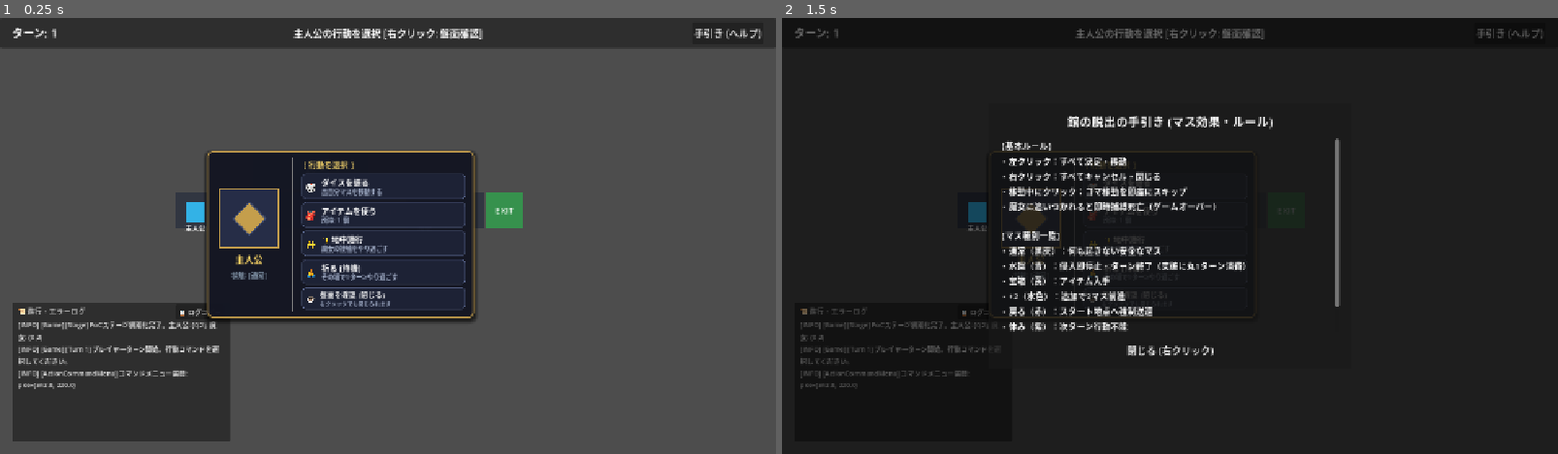
Above: before the commit, frames 1-2 (left to right).
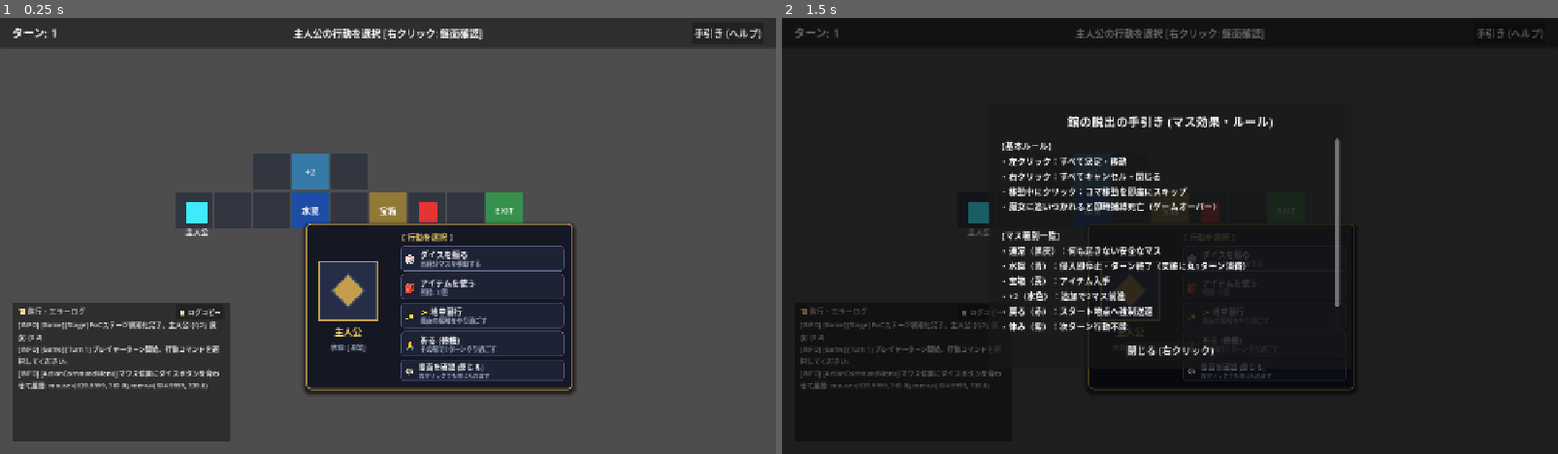
Above: after the commit, the same moments.

Repository: mkf58/sugoroku_dassyutu
Game: Godot game, scene res://scenes/main_game.tscn
Two runs of this game, one before a commit and one after it. Both use one fixed random seed, a clock stepped at 60 frames per second and the inputs below.
Inputs:
- Up to frame 1 (0.25 s): no input
- Up to frame 2 (1.5 s): click "手引き (ヘルプ)" at 0.5 s; click "📋 ログコピー" at 1.25 s

The runs differ from the first frame. In frame 1, 19% of the frame differs, in the area x 2-75%, y 30-87%; in frame 2, 0.9%.

Commit message:
fix: マウスポインタ直下へのダイスボタン展開、操作キャラ発光、および詳細設計書の同期改定

Diff:
--- a/実装コード/src/main_game.gd
+++ b/実装コード/src/main_game.gd
@@ -217,7 +217,7 @@
 
 
 
-func _show_action_command_menu() -> void:
+func _show_action_command_menu(custom_mouse_pos: Vector2 = Vector2.ZERO) -> void:
 	if is_moving or current_dice_roll > 0:
 		return
 	if tm.current_phase != Enums.TurnPhase.PLAYER_ACTION_SELECT:
@@ -226,19 +226,24 @@
 	if not hero or not hero.is_alive or hero.has_acted:
 		return
 
-	# 主人公の画面座標を算出
-	var world_pos = Vector2(hero.current_coord.x * 64 + 32, hero.current_coord.y * 64 + 32)
-	var viewport_size = get_viewport_rect().size
-	var screen_pos = (world_pos - camera.position) * camera.zoom + viewport_size * 0.5
+	# 操作中キャラの発光表示
+	var hero_piece = board_view.get_piece("HERO")
+	if hero_piece:
+		hero_piece.set_active_highlight(true)
 
 	action_command_menu.setup_unit("HERO", "主人公", "地中潜行", "魔女の接触をやり過ごす", true, hero.is_burrowed, inventory.size())
-	action_command_menu.popup_at(screen_pos)
+	action_command_menu.popup_at_mouse(custom_mouse_pos)
 	hud.update_turn_info(tm.current_turn, "主人公の行動を選択 [右クリック: 盤面確認]")
 	hud.set_action_panel_visible(false)
 
 func _on_command_menu_closed() -> void:
+	# 盤面確認モード時はキャラ発光を標準に戻す
+	var hero_piece = board_view.get_piece("HERO")
+	if hero_piece:
+		hero_piece.set_active_highlight(false)
 	hud.update_turn_info(tm.current_turn, "盤面確認中 [右クリックで行動選択]")
 	DebugLogger.info("MainGame._on_command_menu_closed", "盤面確認モードへ移行")
+
 
 func _on_item_menu_pressed() -> void:
 	action_command_menu.visible = false
@@ -388,9 +393,10 @@
 func _on_right_click() -> void:
 	if is_moving:
 		return
+	var mouse_pos = get_viewport().get_mouse_position()
 	if item_select_modal.visible:
 		item_select_modal.visible = false
-		_show_action_command_menu()
+		_show_action_command_menu(mouse_pos)
 		return
 	if current_dice_roll > 0:
 		# 移動先選択中ならキャンセルしてメニュー再表示
@@ -400,14 +406,15 @@
 		board_view.clear_route_preview()
 		hud.hide_dice_result()
 		hud.log_message("[Cancel] 移動先選択をキャンセルしました。")
-		_show_action_command_menu()
+		_show_action_command_menu(mouse_pos)
 		return
 
 	# 通常時：メニューが開いていれば閉じ、閉じていれば開く
 	if action_command_menu.visible:
 		action_command_menu.close_menu()
 	else:
-		_show_action_command_menu()
+		_show_action_command_menu(mouse_pos)
+
 
 
 func _start_hero_movement(path: Array[Vector2i]) -> void:
--- a/実装コード/src/ui/action_command_menu.gd
+++ b/実装コード/src/ui/action_command_menu.gd
@@ -173,20 +173,32 @@
 	var tex = ImageTexture.create_from_image(img)
 	portrait_rect.texture = tex
 
-func popup_at(target_screen_pos: Vector2) -> void:
+func popup_at_mouse(custom_mouse_pos: Vector2 = Vector2.ZERO) -> void:
 	visible = true
 	var viewport_size = get_viewport_rect().size
+	var mouse_pos = custom_mouse_pos
+	if mouse_pos == Vector2.ZERO:
+		mouse_pos = get_viewport().get_mouse_position()
+
+	# ダイスボタンの中心がマウス位置に来るように計算
+	# ダイスボタンのローカル座標：左カラム(約124px) + 右カラム内(約135px) = 約260px, y方向は上部マージン+ヘッダーで約70px
+	var dice_local_center = Vector2(260.0, 70.0)
+	if dice_button and dice_button.size != Vector2.ZERO:
+		dice_local_center = dice_button.global_position - global_position + (dice_button.size * 0.5)
+
 	var menu_size = size
 	if menu_size == Vector2.ZERO:
-		menu_size = Vector2(420, 260)
-
-	# 指定位置（通常はキャラの右隣または頭上）に配置し、画面外にはみ出さないよう調整
-	var pos = target_screen_pos + Vector2(20, -100)
-	pos.x = clamp(pos.x, 20.0, max(20.0, viewport_size.x - menu_size.x - 20.0))
-	pos.y = clamp(pos.y, 60.0, max(60.0, viewport_size.y - menu_size.y - 20.0))
-
-	global_position = pos
-	DebugLogger.info("ActionCommandMenu", "コマンドメニュー展開: pos=" + str(pos))
+		menu_size = custom_minimum_size
+
+	var target_pos = mouse_pos - dice_local_center
+	target_pos.x = clamp(target_pos.x, 15.0, max(15.0, viewport_size.x - menu_size.x - 15.0))
+	target_pos.y = clamp(target_pos.y, 55.0, max(55.0, viewport_size.y - menu_size.y - 15.0))
+
+	global_position = target_pos
+	DebugLogger.info("ActionCommandMenu", "マウス位置にダイスボタンを合わせて展開: mouse=" + str(mouse_pos) + ", menu=" + str(target_pos))
+
+func popup_at(target_screen_pos: Vector2) -> void:
+	popup_at_mouse(target_screen_pos)
 
 func close_menu() -> void:
 	if visible:
--- a/実装コード/src/views/unit_piece.gd
+++ b/実装コード/src/views/unit_piece.gd
@@ -42,6 +42,16 @@
         modulate = Color(0.5, 0.5, 0.5, 0.5) # 地中潜行中
     else:
         modulate = Color(1.0, 1.0, 1.0, 1.0)
+
+func set_active_highlight(active: bool) -> void:
+    if active:
+        # 操作対象キャラは明るく発光
+        scale = Vector2(1.15, 1.15)
+        modulate = Color(1.3, 1.3, 1.1, 1.0)
+    else:
+        scale = Vector2(1.0, 1.0)
+        modulate = Color(0.85, 0.85, 0.85, 1.0)
+
 
 ## Tweenによる経路移動アニメーション
 func animate_path(path: Array[Vector2i], step_callback: Callable, on_complete: Callable) -> void:
Not shown, added: 実装コード/src/ui/action_command_menu.gd.uid
Not shown, added: 実装コード/src/ui/item_select_modal.gd.uid
Not shown, changed: .spec/PLAN.md
Not shown, changed: result.md
Not shown, changed: 詳細設計/UI制御_および_シーン構造詳細設計書.md
